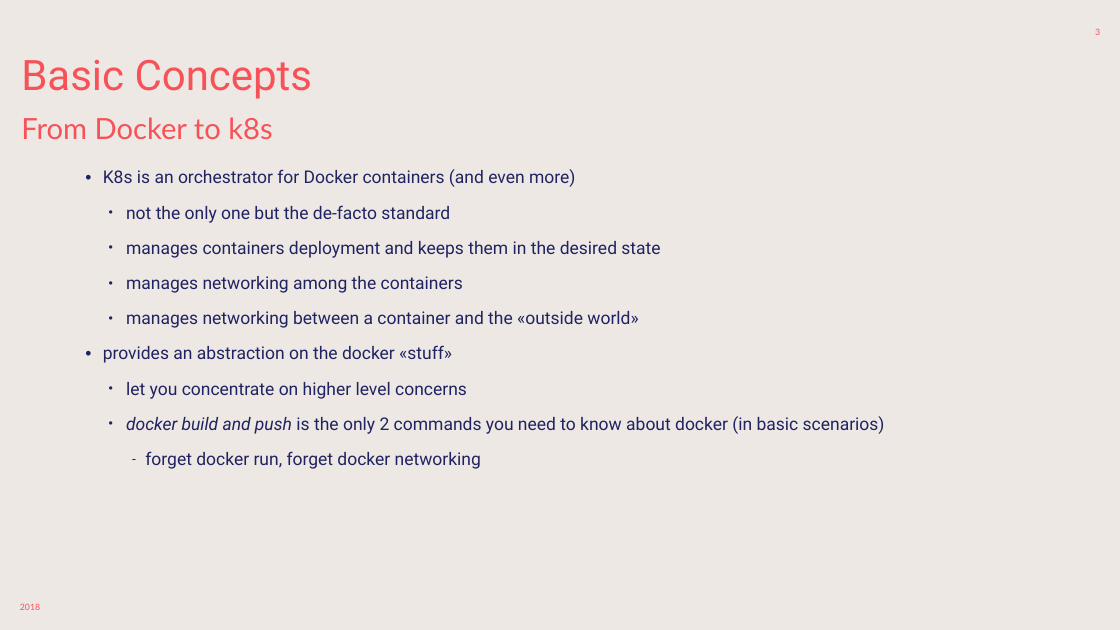
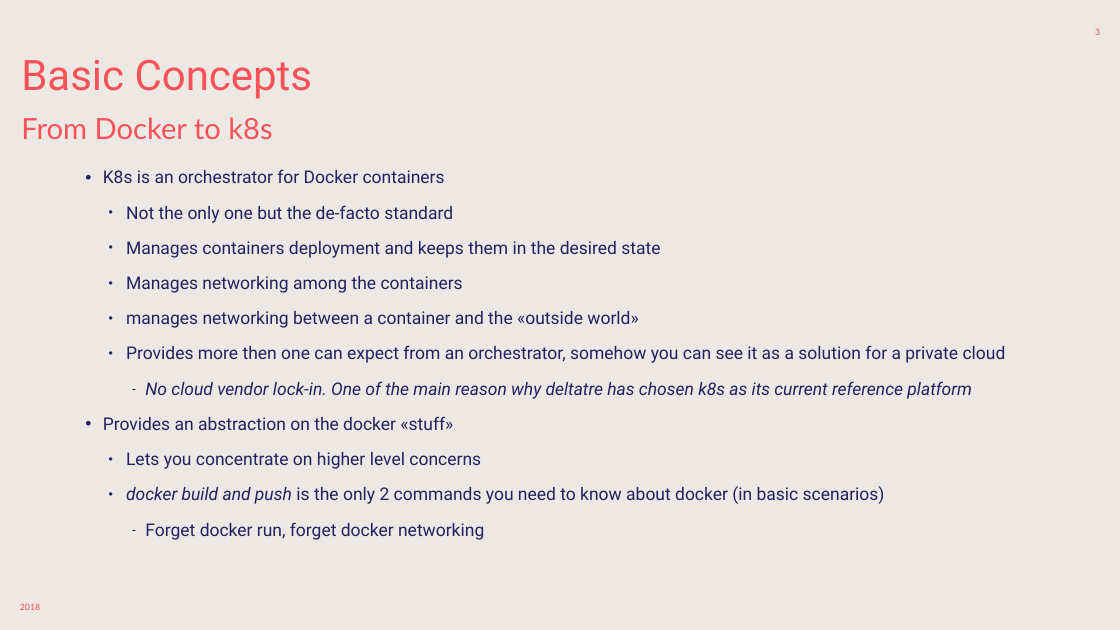
Before and after one commit to sabbadino/deltatre-community-meetups-session-3, a slide deck: slide 3 of K8s-basic.pptx. Drawn at 1120x630 pixels with LibreOffice and Linux fonts; fonts in the diff are those of the drawing; background and template pictures are left out. Boxes give left, top, right and bottom in pixels: in the first picture for what was removed or moved away, otherwise in the second. Text is boxed around its words. In the diff, an @@ line names an element or a change of style, - is before the commit and + after.

Commit message:
slides

```diff
--- a/K8s-basic.pptx
+++ b/K8s-basic.pptx
@@ text at [103,169,660,293]: text changed @@
-• K8s is an orchestrator for Docker containers (and even more)
-  • not the only one but the de-facto standard
-  • manages containers deployment and keeps them in the desired state
-  • manages networking among the containers
+• K8s is an orchestrator for Docker containers
+  • Not the only one but the de-facto standard
+  • Manages containers deployment and keeps them in the desired state
+  • Manages networking among the containers
@@ text at [103,345,1006,469]: text changed @@
-• provides an abstraction on the docker «stuff»
-  • let you concentrate on higher level concerns
+  • Provides more then one can expect from an orchestrator, somehow you can see it as a solution for a private cloud
+    – No cloud vendor lock-in. One of the main reason why deltatre has chosen k8s as its current reference platform
+• Provides an abstraction on the docker «stuff»
+  • Lets you concentrate on higher level concerns
@@ text at [145,522,484,540]: text changed @@
-    – forget docker run, forget docker networking
+    – Forget docker run, forget docker networking
```
Also in this commit, not shown: 3 other slides changed.
